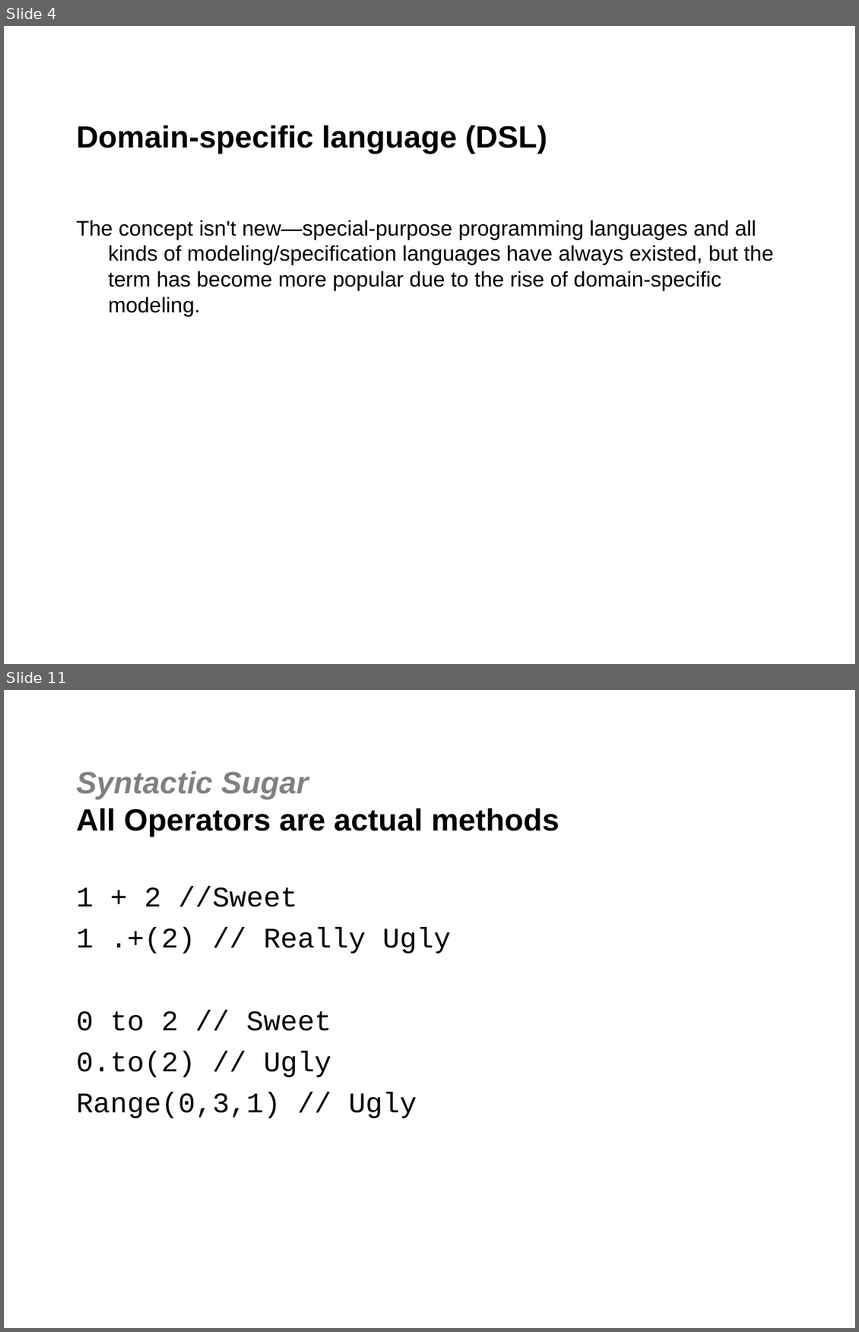
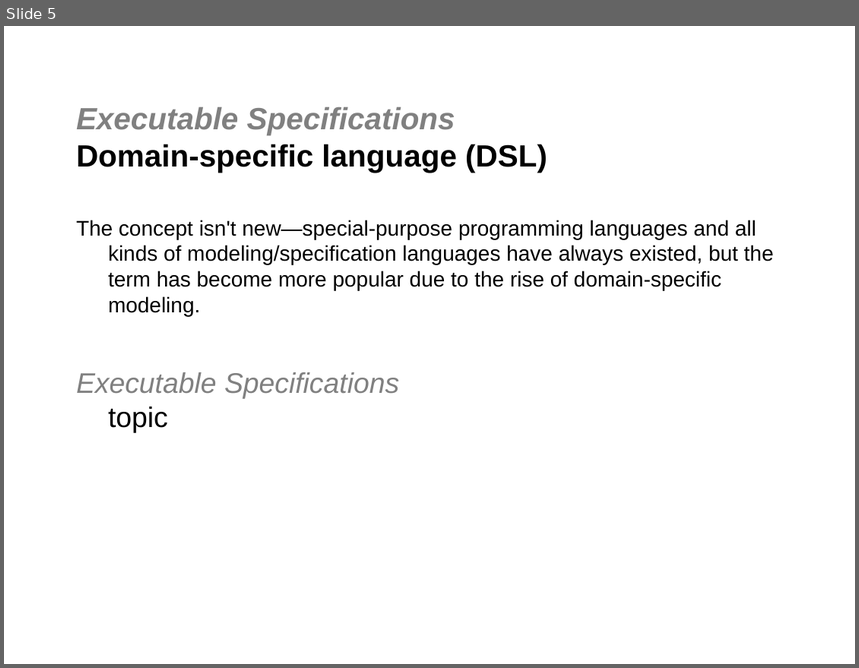
Before and after one commit to jgoodsen/agile2010, a slide deck: dsl.ppt. Shown one above the other, each under a label of ours: slides 4 and 11 before the commit, slide 5 after it; the slides between them are not shown. The pictures are 859x1332 and 859x668 pixels, drawn with LibreOffice and Linux fonts; fonts in the diff are those of the drawing; background and template pictures are left out. Boxes give left, top, right and bottom in pixels: in the first picture for what was removed or moved away, otherwise in the second. Text is boxed around its words. In the diff, an @@ line names an element or a change of style, - is before the commit and + after.

```diff
--- a/dsl.ppt
+++ b/dsl.ppt
@@ slide 11 removed at bbox=[4, 690, 855, 1328], background #FFFFFF @@
@@ title removed at bbox=[76, 771, 560, 836] @@
-Syntactic Sugar
-All Operators are actual methods
@@ text removed at bbox=[76, 887, 451, 1119] @@
-1 + 2 //Sweet
-1 .+(2) // Really Ugly
-0 to 2 // Sweet
-0.to(2) // Ugly
-Range(0,3,1) // Ugly
@@ what was slide 4 is now slide 5 @@
@@ slide 5 changed as well @@
@@ title at bbox=[76, 107, 547, 172]: text changed @@
-Domain-specific language (DSL)
+Executable Specifications
+Domain-specific language (DSL)
@@ text at bbox=[76, 373, 399, 433]: paragraph added @@
+Executable Specifications
+topic
```
Also in this commit, not shown: 3 other slides changed, 6 slides added, 17 other slides removed, 7 other files.
